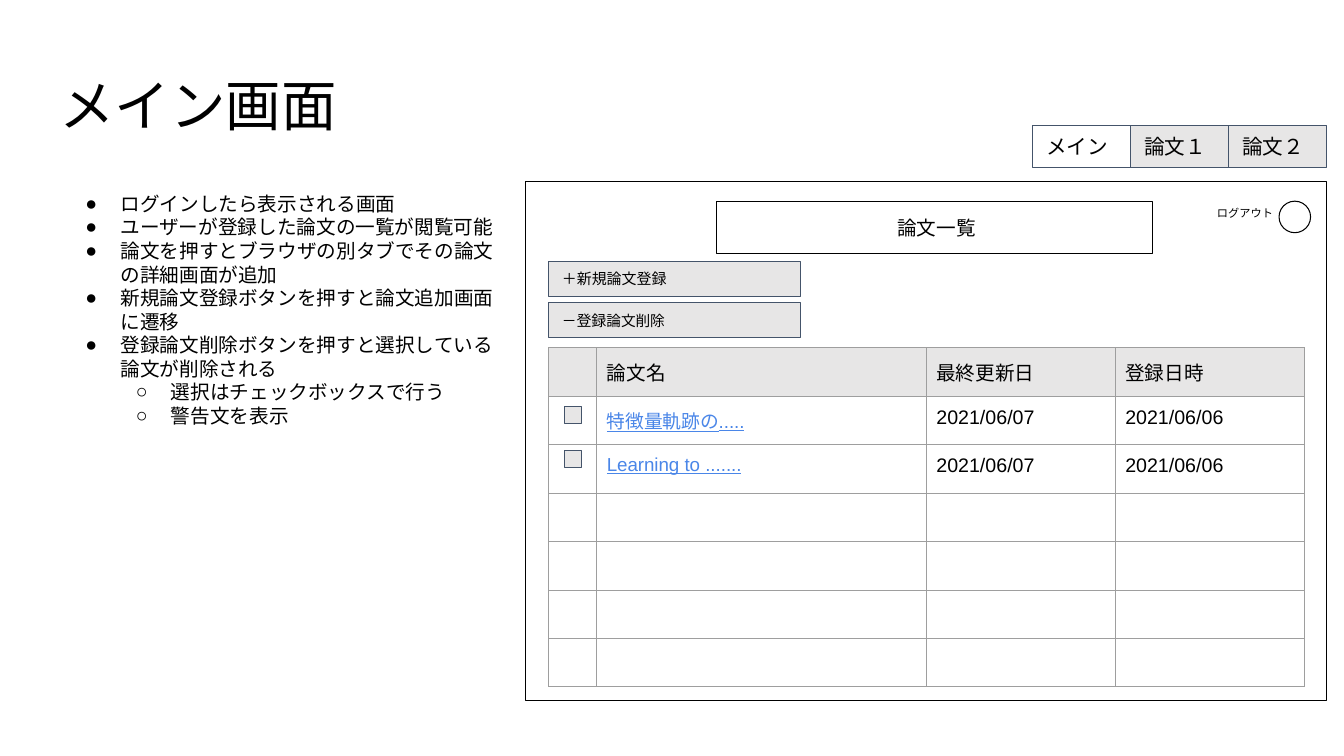
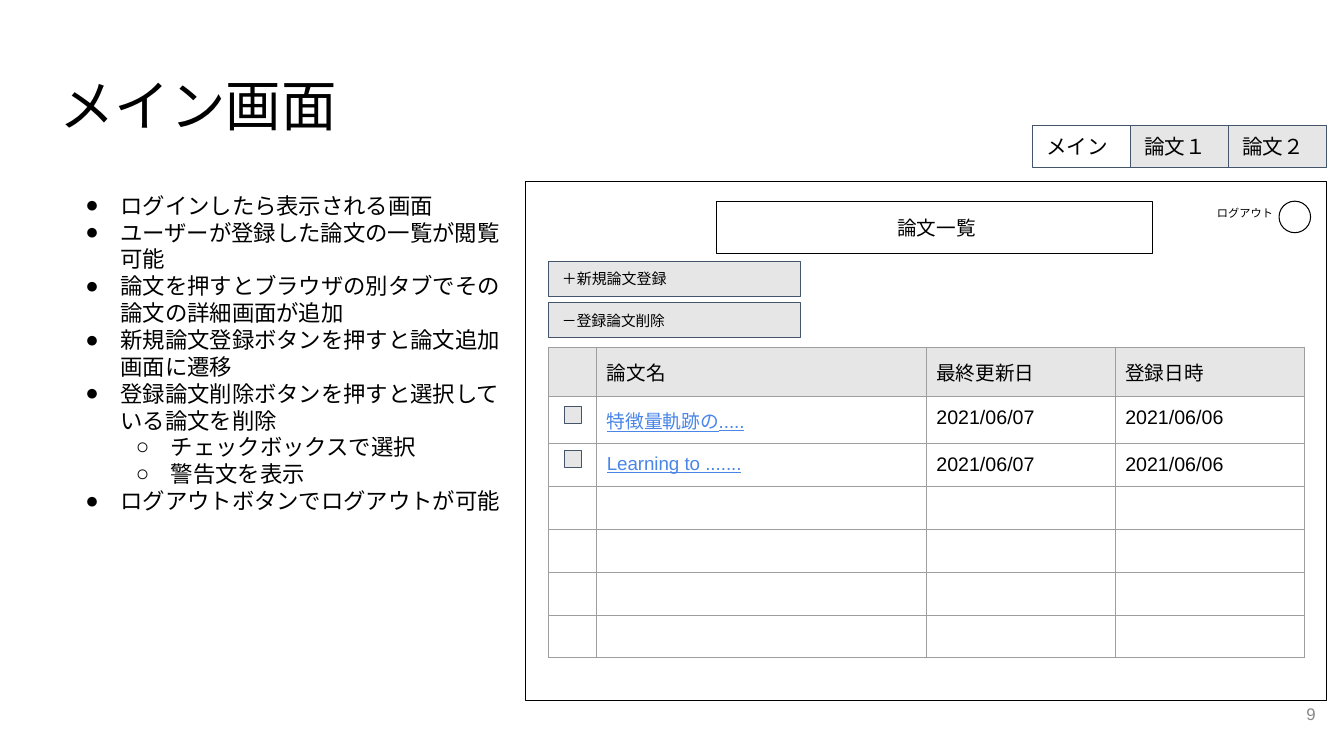
Before and after one commit to minehisa/ex2021, a slide deck: slide 9 of スライド資料/提案資料/20210607_pitch.pptx (slide 8 before the commit). Drawn at 1344x756 pixels with LibreOffice and Linux fonts; fonts in the diff are those of the drawing. Boxes give left, top, right and bottom in pixels: in the first picture for what was removed or moved away, otherwise in the second. Text is boxed around its words. In the diff, an @@ line names an element or a change of style, - is before the commit and + after.

```diff
--- a/スライド資料/提案資料/20210607_pitch.pptx
+++ b/スライド資料/提案資料/20210607_pitch.pptx
@@ text at <box>120,195,499,484</box>: size 14 to 16 pt in "ログインしたら表示される画面", "ユーザーが登録した論文の一覧が閲覧可能", "論文を押すとブラウザの別タブでその論文の詳細画面が追加", "新規論文登録ボタンを押すと論文追加画面に遷移" and 1 more places; list level 1 to 2 in "ユーザーが登録した論文の一覧が閲覧可能" @@
@@ table: place and size @@
-table at <box>548,348,1304,679</box>
+table at <box>548,348,1304,653</box>
@@ text at <box>120,383,499,457</box>: text changed; size 14 to 16 pt @@
-● 登録論文削除ボタンを押すと選択している論文が削除される
-  ○ 選択はチェックボックスで行う
+● 登録論文削除ボタンを押すと選択している論文を削除
+    ○ チェックボックスで選択
@@ text at <box>120,490,499,511</box>: paragraph added @@
+● ログアウトボタンでログアウトが可能
@@ page number added at <box>1306,708,1315,720</box>, 12 pt, text #888888 @@
+9
```
Also in this commit, not shown: 11 other slides changed, 1 slide added.
